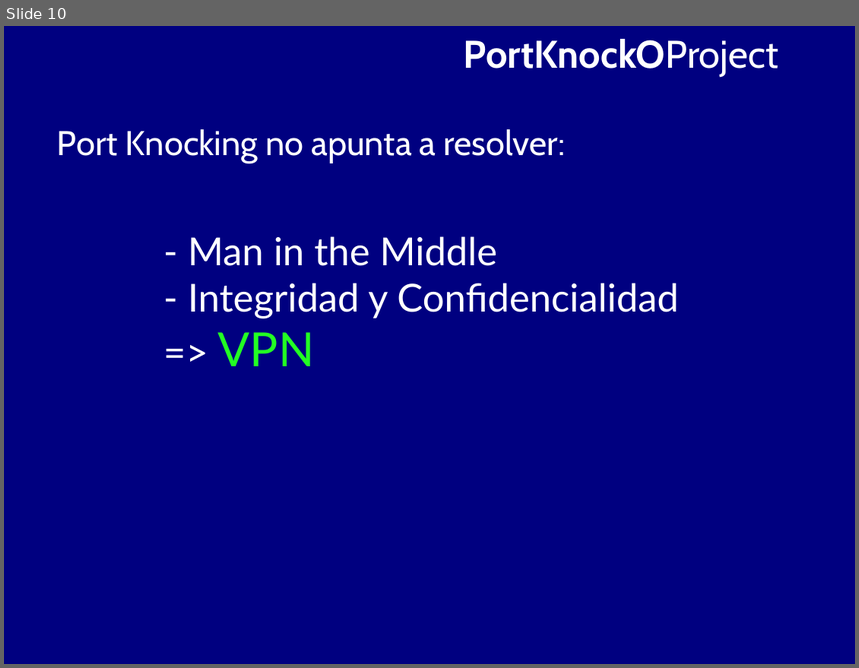
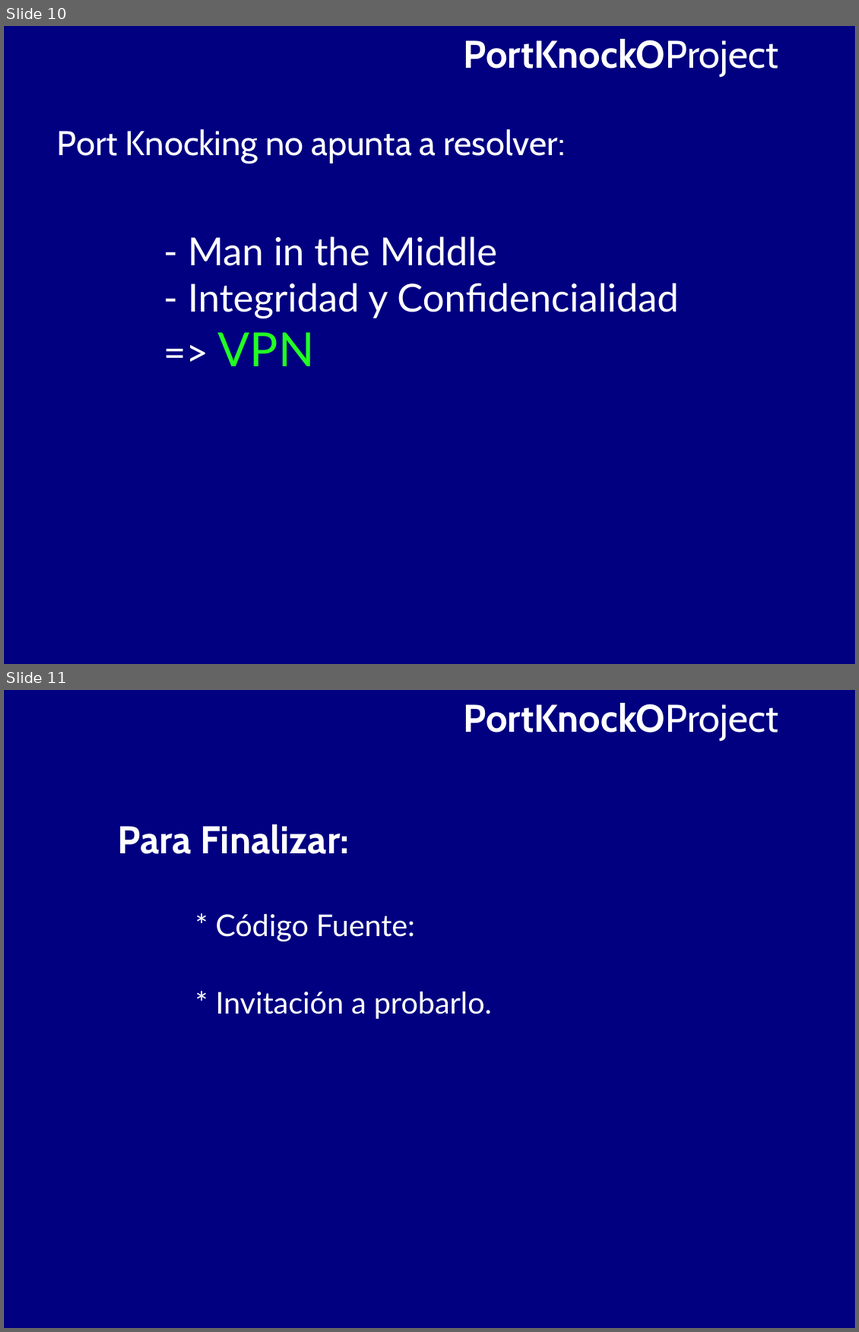
Before and after one commit to BackupTheBerlios/portknocko-svn, a slide deck: trunk/jornadas/jornadas.odp. Shown one above the other, each under a label of ours: slide 10 before the commit, slides 10 and 11 after it. The pictures are 859x668 and 859x1332 pixels, drawn with LibreOffice and Linux fonts; fonts in the diff are those of the drawing. Boxes give left, top, right and bottom in pixels: in the first picture for what was removed or moved away, otherwise in the second. Text is boxed around its words. In the diff, an @@ line names an element or a change of style, - is before the commit and + after.

```diff
--- a/trunk/jornadas/jornadas.odp
+++ b/trunk/jornadas/jornadas.odp
@@ slide 11 added at (4,690,855,1328), background #000080 @@
@@ text added at (464,703,779,741), 36 pt, text #FFFFFF, bold @@
+PortKnockOProject
@@ text added at (118,825,350,854), 36 pt, text #FFFFFF, bold @@
+Para Finalizar:
@@ text added at (215,914,492,1019), 28 pt, text #FFFFFF @@
+* Código Fuente:
+* Invitación a probarlo.
```
Also in this commit, not shown: 1 slide removed, 1 other file.
